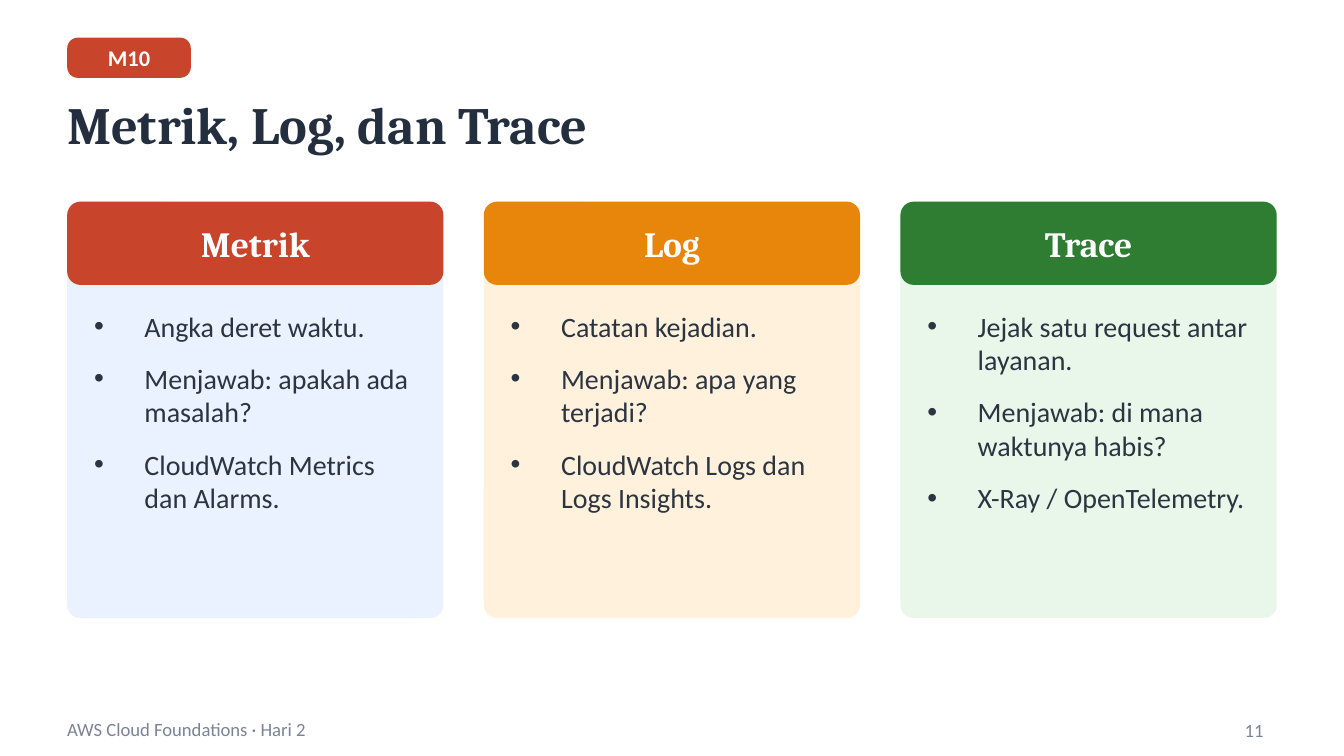
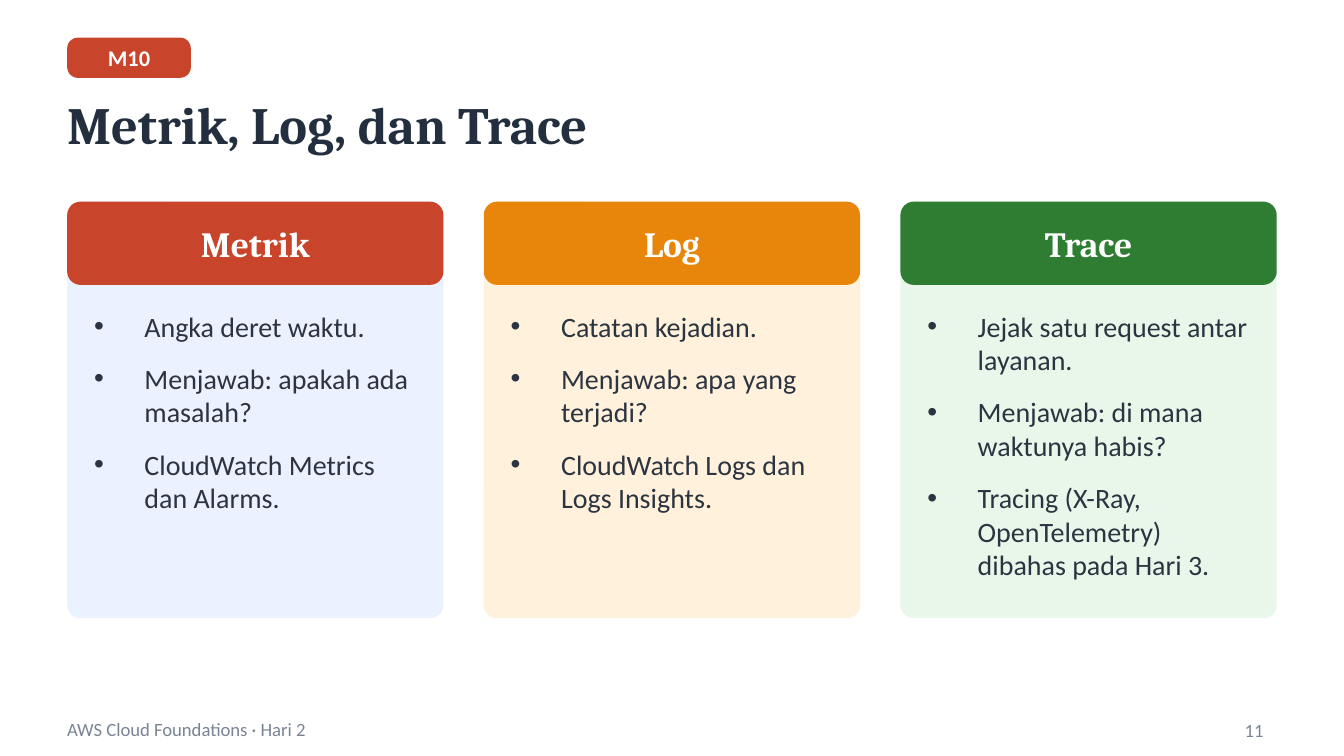
Before and after one commit to singgih-yunanto/aws-cloud-foundation, a slide deck: slide 11 of slides/Day2-ALB-Monitoring-Database.pptx. Drawn at 1344x756 pixels with LibreOffice and Linux fonts; fonts in the diff are those of the drawing. Boxes give left, top, right and bottom in pixels: in the first picture for what was removed or moved away, otherwise in the second. Text is boxed around its words. In the diff, an @@ line names an element or a change of style, - is before the commit and + after.

Commit message:
Rebuild Day 3 around ECS Fargate, move X-Ray to Day 3, and improve lab readability
- Add Labs 7 to 10: ECS Fargate and EC2 deploy, monitoring and change tracking, X-Ray on Fargate, VPC peering and Site-to-Site VPN
- Lab 6 is now DocumentDB and the CloudWatch Agent on the ASG (tracing moved to Day 3)
- lab-app: container support (Dockerfile, ECS task definitions), version label, and failure endpoints
- Add the Day 3 deck and update the Day 2 deck
- Format sub-steps and labelled lines so they render on separate lines

```diff
--- a/slides/Day2-ALB-Monitoring-Database.pptx
+++ b/slides/Day2-ALB-Monitoring-Database.pptx
@@ text at (x1=978, y1=487, x2=1209, y2=580): text changed @@
-• X-Ray / OpenTelemetry.
+• Tracing (X-Ray, OpenTelemetry) dibahas pada Hari 3.
```
Also in this commit, not shown: 4 other slides changed, 1 slide removed, 28 other files.
